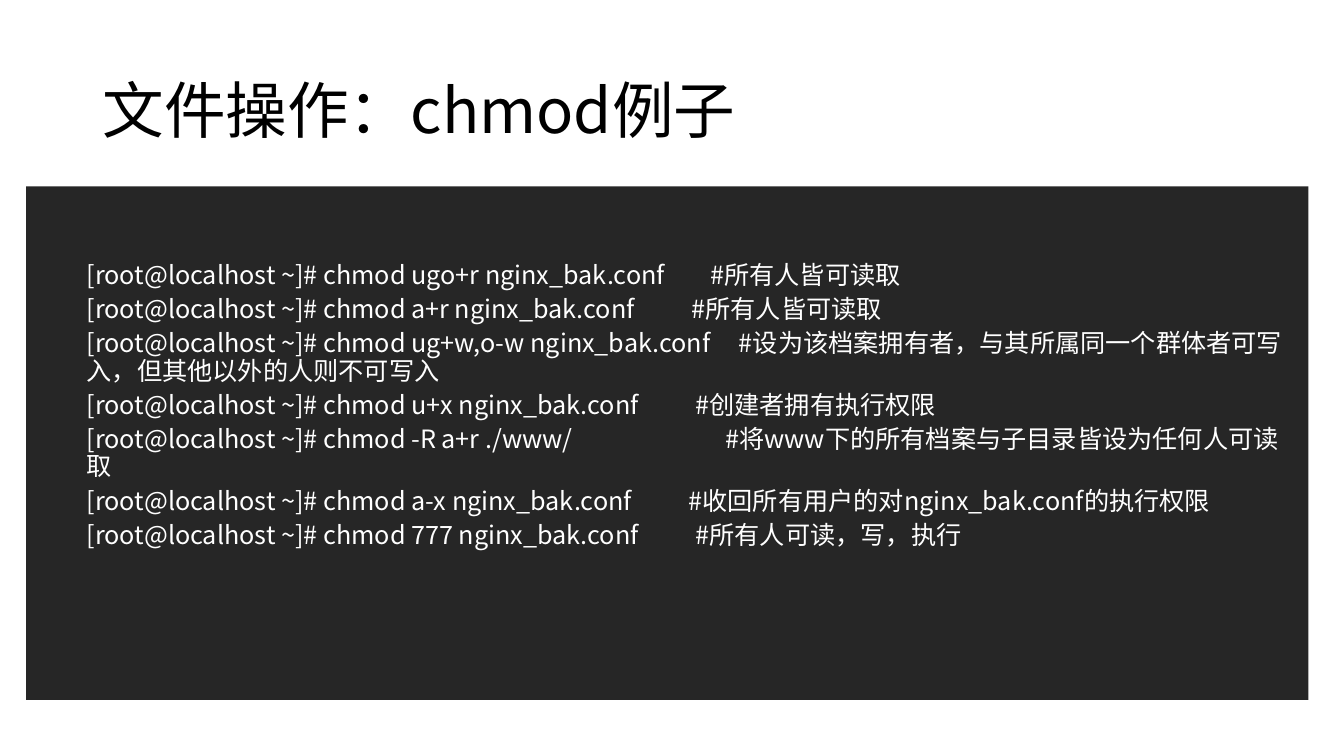
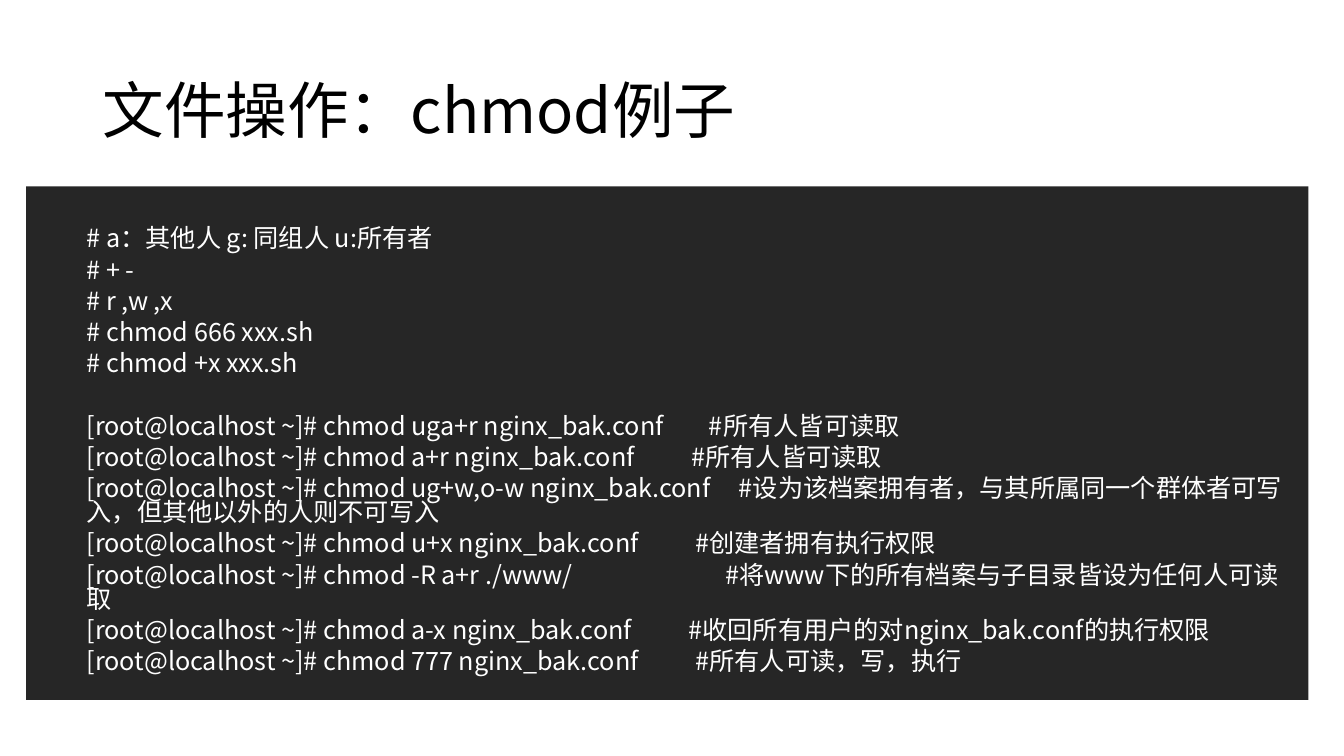
Before and after one commit to j-w-huang/embed-course, a slide deck: slide 33 of ch3/ch3-2.pptx. Drawn at 1344x756 pixels with LibreOffice and Linux fonts; fonts in the diff are those of the drawing. Boxes give left, top, right and bottom in pixels: in the first picture for what was removed or moved away, otherwise in the second. Text is boxed around its words. In the diff, an @@ line names an element or a change of style, - is before the commit and + after.

```diff
--- a/ch3/ch3-2.pptx
+++ b/ch3/ch3-2.pptx
@@ text at (x1=87, y1=226, x2=900, y2=441): text changed @@
-  [root@localhost ~]# chmod ugo+r nginx_bak.conf #所有人皆可读取
+  # a：其他人 g: 同组人 u:所有者
+  # + -
+  # r ,w ,x
+  # chmod 666 xxx.sh
+  # chmod +x xxx.sh
+  [root@localhost ~]# chmod uga+r nginx_bak.conf #所有人皆可读取
@@ text at (x1=87, y1=440, x2=1283, y2=676): line spacing 0.9 to 0.8 @@
```
Also in this commit, not shown: 2 other slides changed, 9 other files.
